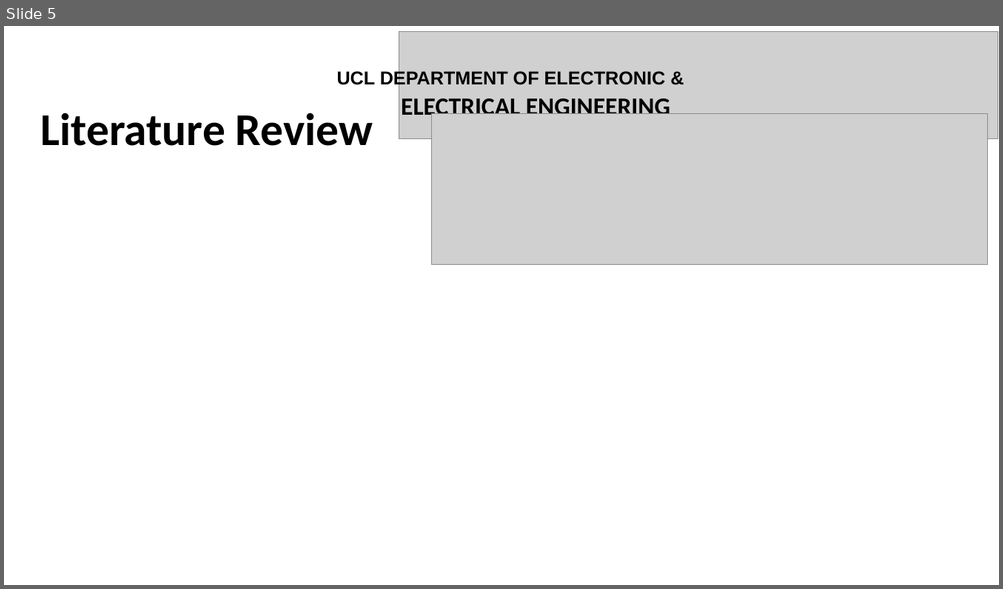
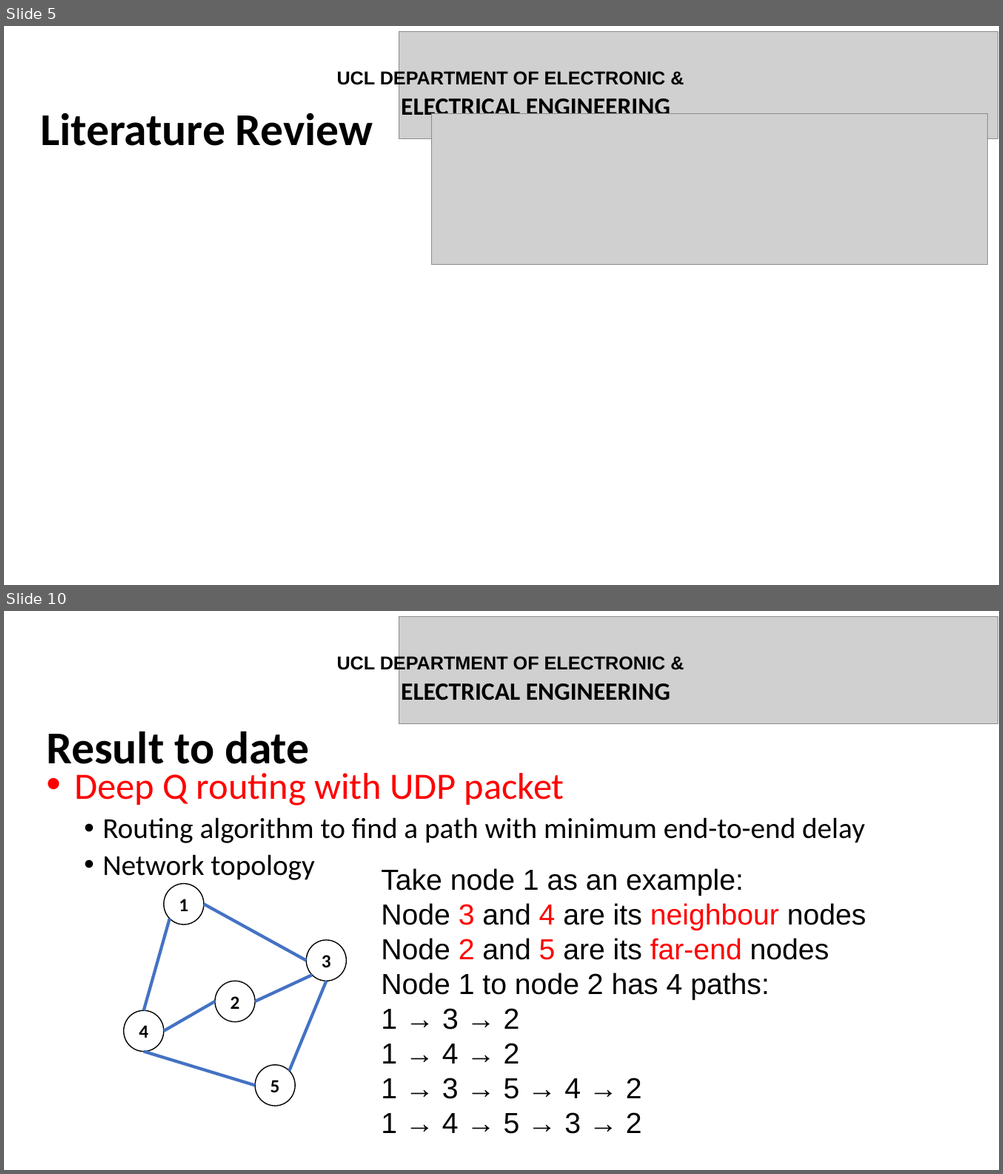
Before and after one commit to JinhaoWu/Msc-Project, a slide deck: presentation.pptx. Shown one above the other, each under a label of ours: slide 5 before the commit, slides 5 and 10 after it; the slides between them are not shown. The pictures are 1003x589 and 1003x1174 pixels, drawn with LibreOffice and Linux fonts; fonts in the diff are those of the drawing; grey boxes stand for pictures. Boxes give left, top, right and bottom in pixels: in the first picture for what was removed or moved away, otherwise in the second. Text is boxed around its words. In the diff, an @@ line names an element or a change of style, - is before the commit and + after.

```diff
--- a/presentation.pptx
+++ b/presentation.pptx
@@ slide 10 added at [4, 611, 999, 1170], background #FFFFFF @@
@@ picture added at [398, 617, 998, 723] @@
@@ text added at [337, 654, 670, 701], 18 pt, text #000000, bold @@
+UCL DEPARTMENT OF ELECTRONIC &
+ELECTRICAL ENGINEERING
@@ title added at [47, 731, 309, 775], 44 pt, text #000000, bold @@
+Result to date
@@ text added at [75, 773, 865, 880], 28 pt, text #000000 @@
+• Deep Q routing with UDP packet
+  • Routing algorithm to find a path with minimum end-to-end delay
+  • Network topology
@@ text added at [381, 869, 866, 1134], 28 pt, text #000000 @@
+Take node 1 as an example:
+Node 3 and 4 are its neighbour nodes
+Node 2 and 5 are its far-end nodes
+Node 1 to node 2 has 4 paths:
+1 → 3 → 2
+1 → 4 → 2
+1 → 3 → 5 → 4 → 2
+1 → 4 → 5 → 3 → 2
@@ group added at [123, 884, 347, 1106]: 6 lines, 5 ellipses @@
+1
+3
+4
+2
+5
```
Also in this commit, not shown: 2 slides changed, 5 other slides added, 6 slides removed, 1 other file.
